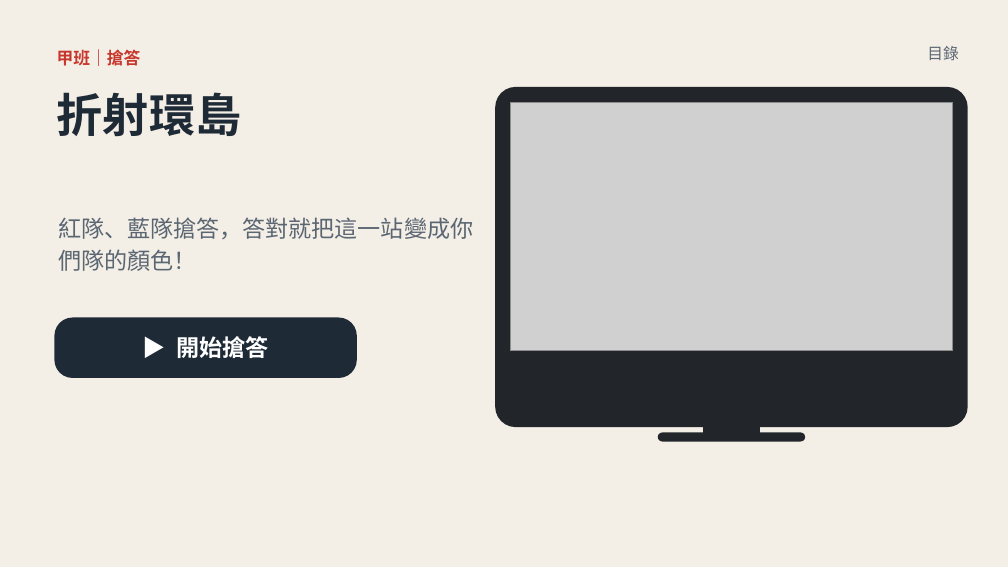
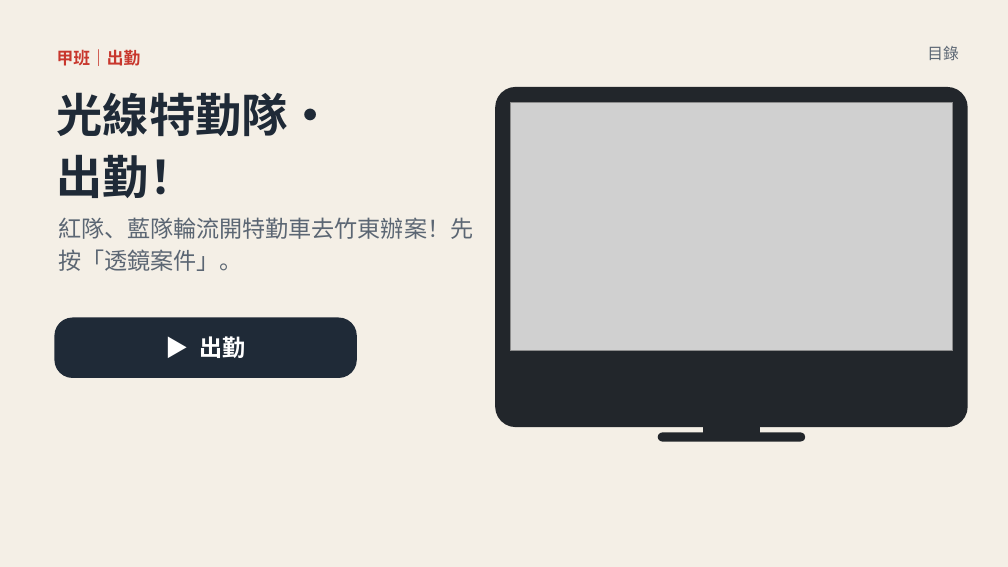
Before and after one commit to classtools1020/sports-results, a slide deck: slide 7 of f8f9fc3bd1/slides.pptx. Drawn at 1008x567 pixels with LibreOffice and Linux fonts; fonts in the diff are those of the drawing; grey boxes stand for pictures. Boxes give left, top, right and bottom in pixels: in the first picture for what was removed or moved away, otherwise in the second. Text is boxed around its words. In the diff, an @@ line names an element or a change of style, - is before the commit and + after.

```diff
--- a/f8f9fc3bd1/slides.pptx
+++ b/f8f9fc3bd1/slides.pptx
@@ text at box(57, 49, 141, 66): text changed @@
-甲班｜搶答
+甲班｜出勤
@@ text at box(57, 92, 334, 198): text changed @@
-折射環島
+光線特勤隊・
+出勤！
@@ text at box(58, 217, 473, 271): text changed @@
-紅隊、藍隊搶答，答對就把這一站變成你們隊的顏色！
+紅隊、藍隊輪流開特勤車去竹東辦案！先按「透鏡案件」。
@@ text in rounded rectangle at box(199, 336, 245, 358): text changed @@
-▶ 開始搶答
+▶ 出勤
```
Also in this commit, not shown: 4 other slides changed, 10 other files.
